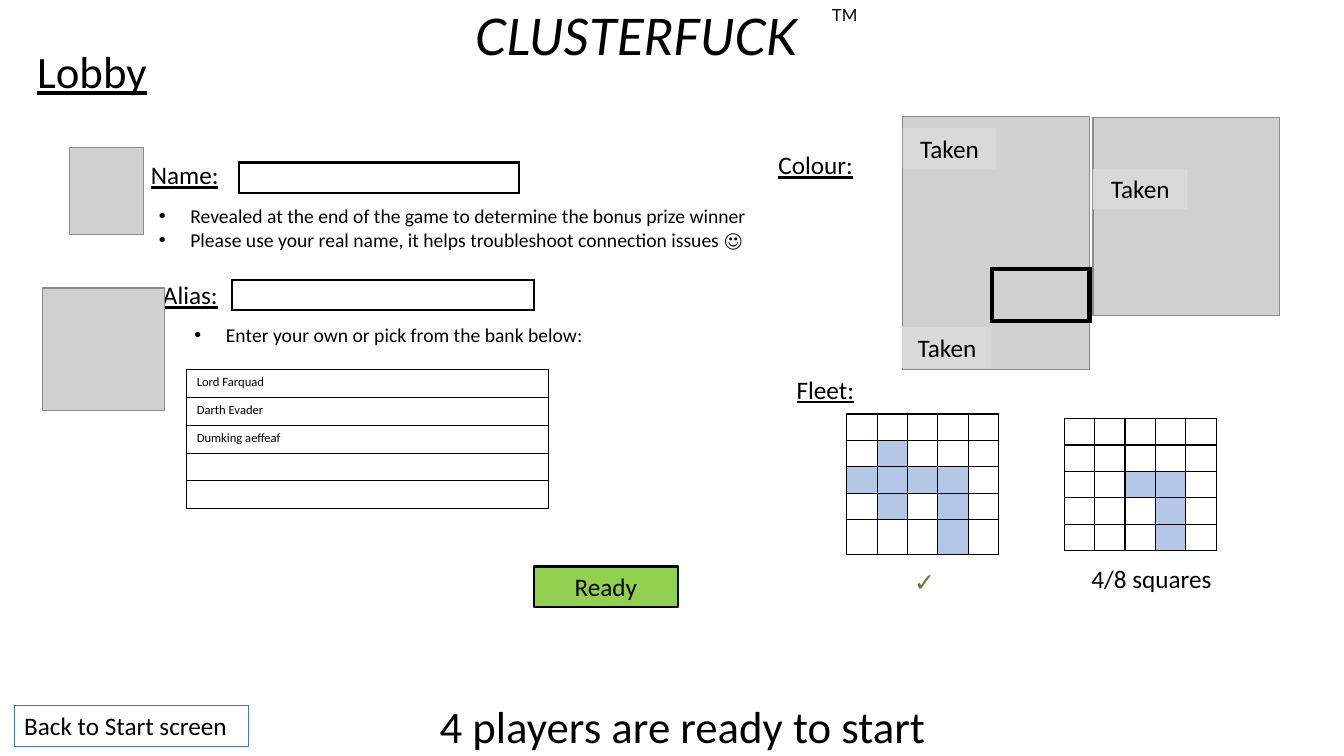
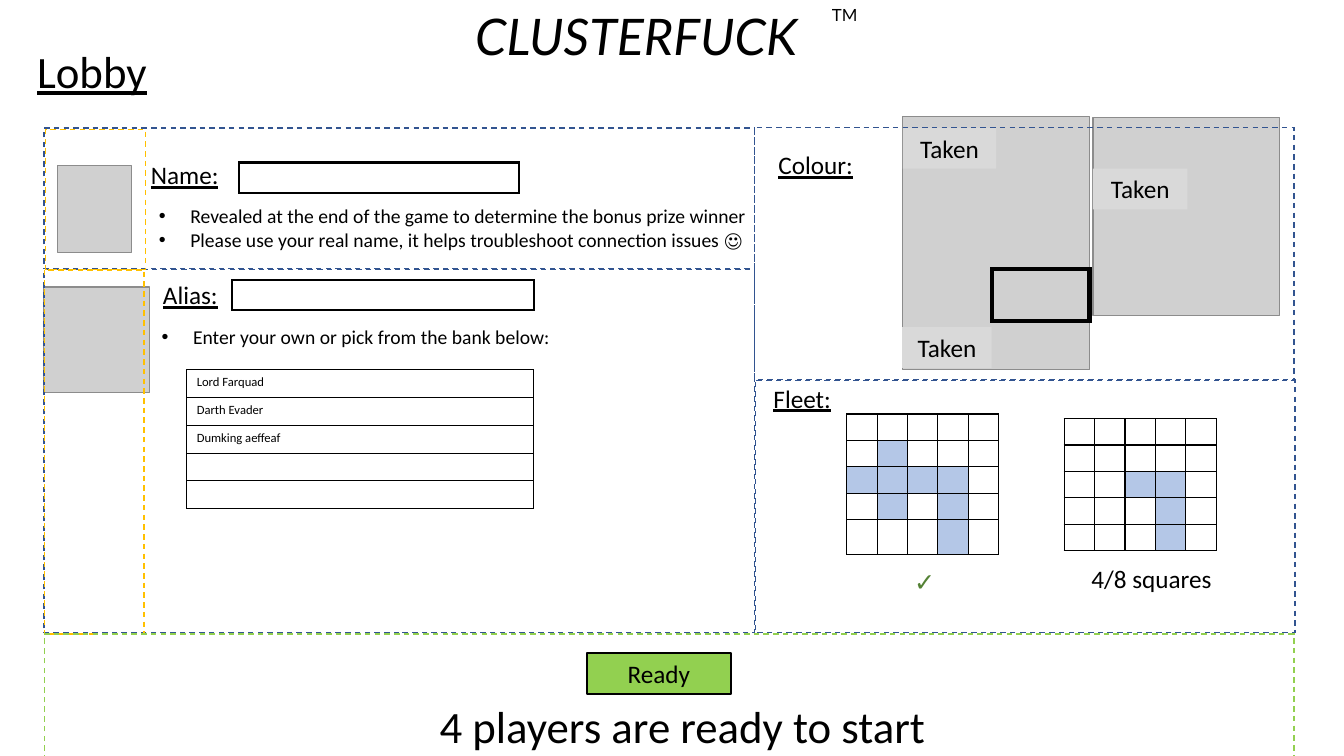
Before and after one commit to GeoffSpielman/BattleBlobs, a slide deck: slide 12 of Not_Code/Ideas.pptx. Drawn at 1344x756 pixels with LibreOffice and Linux fonts; fonts in the diff are those of the drawing; grey boxes stand for pictures. Boxes give left, top, right and bottom in pixels: in the first picture for what was removed or moved away, otherwise in the second. Text is boxed around its words. In the diff, an @@ line names an element or a change of style, - is before the commit and + after.

```diff
--- a/Not_Code/Ideas.pptx
+++ b/Not_Code/Ideas.pptx
@@ rectangle added at [44,128,755,268], outline #325491 1 pt dashed @@
@@ rectangle added at [45,129,145,269], outline #FFC000 1 pt dashed @@
@@ rectangle added at [755,128,1295,381], outline #325491 1 pt dashed @@
@@ picture: place and size @@
-picture at [70,147,143,234]
+picture at [57,166,131,253]
@@ rectangle added at [44,269,755,632], outline #325491 1 pt dashed @@
@@ picture: place and size @@
-picture at [42,288,164,410]
+picture at [44,287,150,393]
@@ rectangle added at [44,270,144,634], outline #FFC000 1 pt dashed @@
@@ text "Enter your own or pick ...": place and size @@
-text "Enter your own or pick ..." at [226,328,582,345]
+text "Enter your own or pick ..." at [193,330,549,347]
@@ table: place and size @@
-table at [187,370,548,509]
+table at [187,370,533,509]
@@ rectangle added at [755,380,1295,633], outline #325491 1 pt dashed @@
@@ text "Fleet:": place and size @@
-text "Fleet:" at [797,381,854,403]
+text "Fleet:" at [773,390,830,412]
@@ rectangle added at [44,634,1295,756], outline #92D050 1 pt dashed @@
@@ rectangle "Ready": place and size @@
-rectangle "Ready" at [533,567,678,607]
+rectangle "Ready" at [587,653,731,694]
@@ rectangle removed at [14,706,249,746] @@
-Back to Start screen
```
Also in this commit, not shown: 8 other files.
